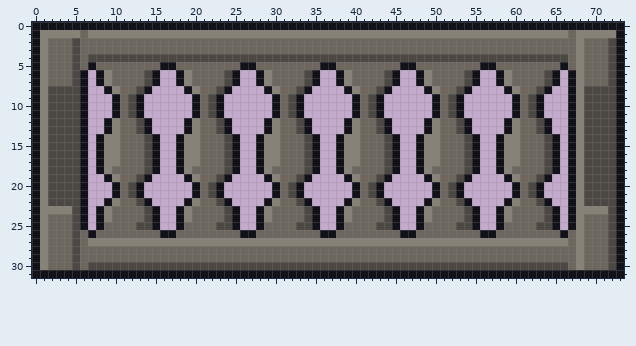
File history of a pixel-art file, art/source/dt_roofs/town_roof_gallery72.aseprite. Above: the version before the commit.
74x32 pixels, 1 frame.
And afterwards:
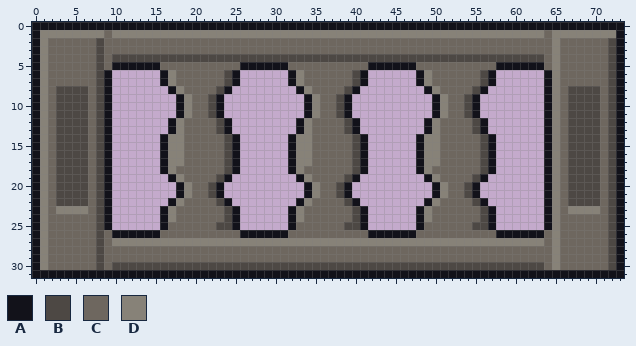
Palette (. is transparent): A #12121a  B #4d4844  C #6e675f  D #878278
Difference:
Changed rows in their new state; - is an unchanged pixel.
first column x 2:
 1 ----D--C------------------------------------------------------C--D----
 2 ---C--B--------------------------------------------------------D--C---
 3 ---C--B--------------------------------------------------------D--C---
 4 ---C-C-C------------------------------------------------------CDC-C---
 5 ---C-CB-AAAAAACC----------AAAA----CC----AAAA----------CCAAAAAA-DC-C---
 6 ---CCCBA......ADCC--------....ADCCCCCCBA....--------CCBA......ADCCC---
 7 ---CCCBA......ADCC--------....ADCCCCCCBA....--------CCBA......ADCCC---
 8 C---BCB-.....--ADCC--------....ADCCCCBA....--------CCBA--.....-DCBB--C
 9 C---BCBA....----ADC---------....ADCCBA....-------DCCBA----....ADCBB--C
10 C---BCBA....----ADC---------....ADCCBA....-------DCCBA----....ADCBB--C
11 C---BCBA....----ADC---------....ADCCBA....-------DCCBA----....ADCBB--C
12 C---BCB-.....--ADCC--------....ADCCCCBA....--------CCBA--.....-DCBB--C
13 C---BCB-.....--ADCC--------....ADCCCCBA....--------CCBA--.....-DCBB--C
14 C---BCBA......ADDCC-------....ADDCCCCCBA....--------CCBA......ADCBB--C
15 C---BCBA......ADDCC-------....ADDCCCCCBA....--------CCBA......ADCBB--C
16 C---BCBA......ADDCC-------....ADDCCCCCBA....--------CCBA......ADCBB--C
17 C---BCBA......ADDCC-------....ADDCCCCCBA....--------CCBA......ADCBB--C
18 C---BCBA......ADCC--------....ADCCCCCCBA....--------CCBA......ADCBB--C
19 C---BCB-.....--ADCC--------....ADCCCCBA....--------CCBA--.....-DCBB--C
20 C---BCBA....----ADC---------....ADCCBA....-------DCCBA----....ADCBB--C
21 C---BCBA....----ADC---------....ADCCBA....-------DCCBA----....ADCBB--C
22 C---BCB-.....--ADCC--------....ADCCCCBA....--------CCBA--.....-DCBB--C
23 C--DDCBA......ADCC--------....ADCCCCCCBA....--------CCBA......ADCD---C
24 ---CCCBA......ADCC--------....ADCCCCCCBA....--------CCBA......ADCCC---
25 ---CCCBA......ACC---------....ACCCCCCBBA....-------CCBBA......ADCCC---
26 ---C-CB-AAAAAACC----------AAAA----CC----AAAA----------CCAAAAAA-DC-C---
27 ---C-CBC------------------------------------------------------C-C-C---
28 ---C--B--------------------------------------------------------D--C---
29 ---C--B--------------------------------------------------------D--C---
30 ---C-C-C------------------------------------------------------CDC-C---
